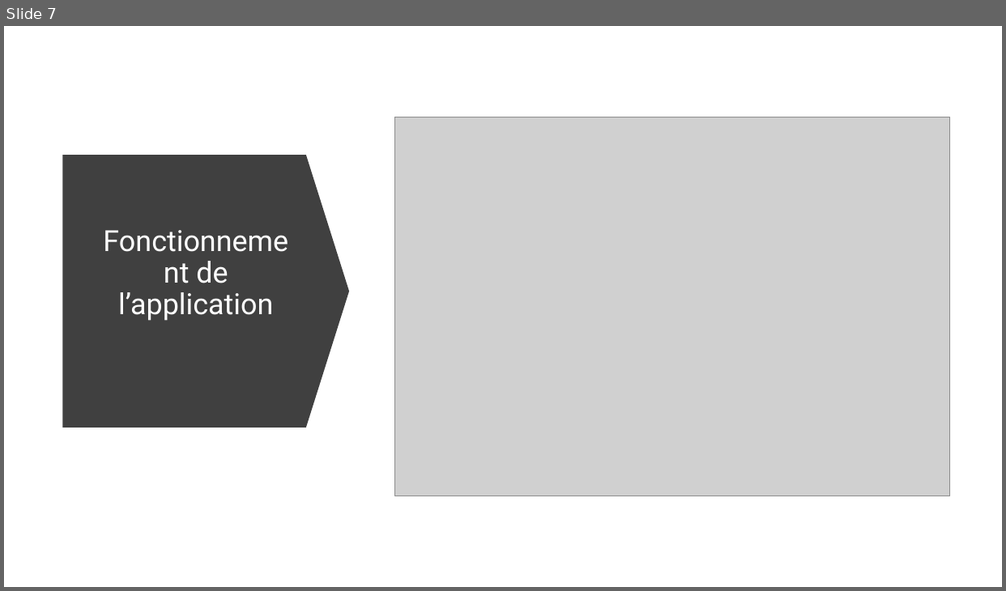
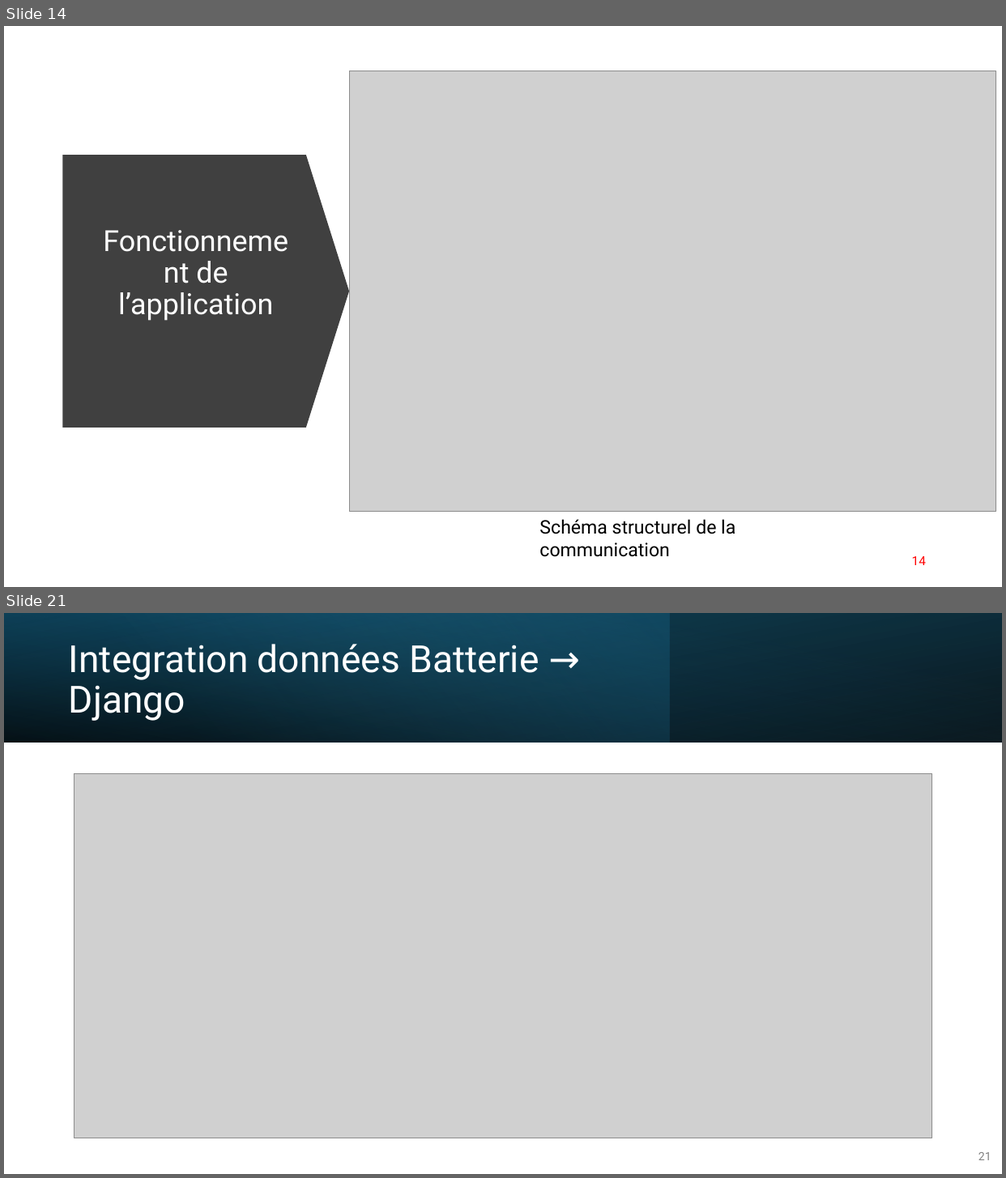
Before and after one commit to Eliott-07/Centrale-PV-Securisee-2026, a slide deck: docs/Présentation_Projet_SMACP.pptx. Shown one above the other, each under a label of ours: slide 7 before the commit, slides 14 and 21 after it; the slides between them are not shown. The pictures are 1006x591 and 1006x1178 pixels, drawn with LibreOffice and Linux fonts; fonts in the diff are those of the drawing; grey boxes stand for pictures. Boxes give left, top, right and bottom in pixels: in the first picture for what was removed or moved away, otherwise in the second. Text is boxed around its words. In the diff, an @@ line names an element or a change of style, - is before the commit and + after.

```diff
--- a/docs/Présentation_Projet_SMACP.pptx
+++ b/docs/Présentation_Projet_SMACP.pptx
@@ slide 21 added at <box>4,613,1002,1174</box>, background #FFFFFF @@
@@ rectangle added at <box>4,613,1002,742</box>, fill gradient #000000 to #104862 @@
@@ rectangle added at <box>4,613,670,742</box>, fill gradient #156082 to #46B1E1 @@
@@ rectangle added at <box>4,613,1002,742</box>, fill gradient #000000 to #156082 @@
@@ title added at <box>69,644,539,721</box>, 36 pt, text #FFFFFF @@
+Integration données Batterie → Django
@@ picture added at <box>74,774,932,1139</box> @@
@@ page number added at <box>978,1152,991,1161</box>, 11 pt, text #808080 @@
+21
@@ what was slide 7 is now slide 14 @@
@@ slide 14 changed as well @@
@@ picture: place and size @@
-picture at <box>394,118,950,496</box>
+picture at <box>349,71,996,513</box>
@@ text added at <box>539,519,735,557</box>, 18 pt, text #000000 @@
+Schéma structurel de la communication
@@ page number added at <box>912,557,926,565</box>, 12 pt, text #FF0000 @@
+14
```
Also in this commit, not shown: 6 other slides changed, 20 other slides added, 3 slides removed, 2 other files.
